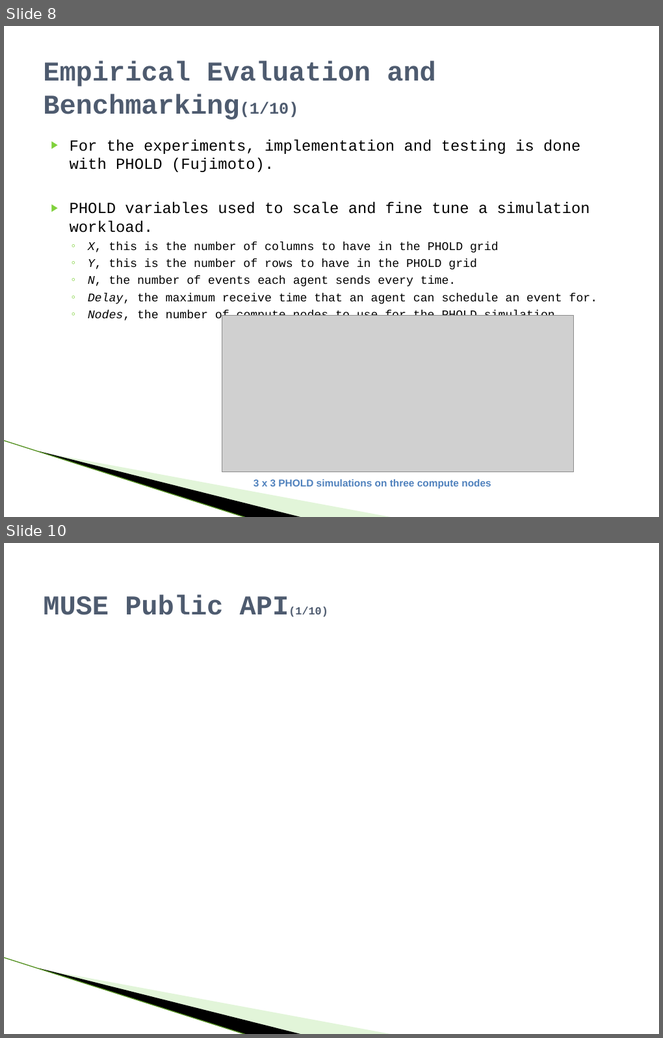
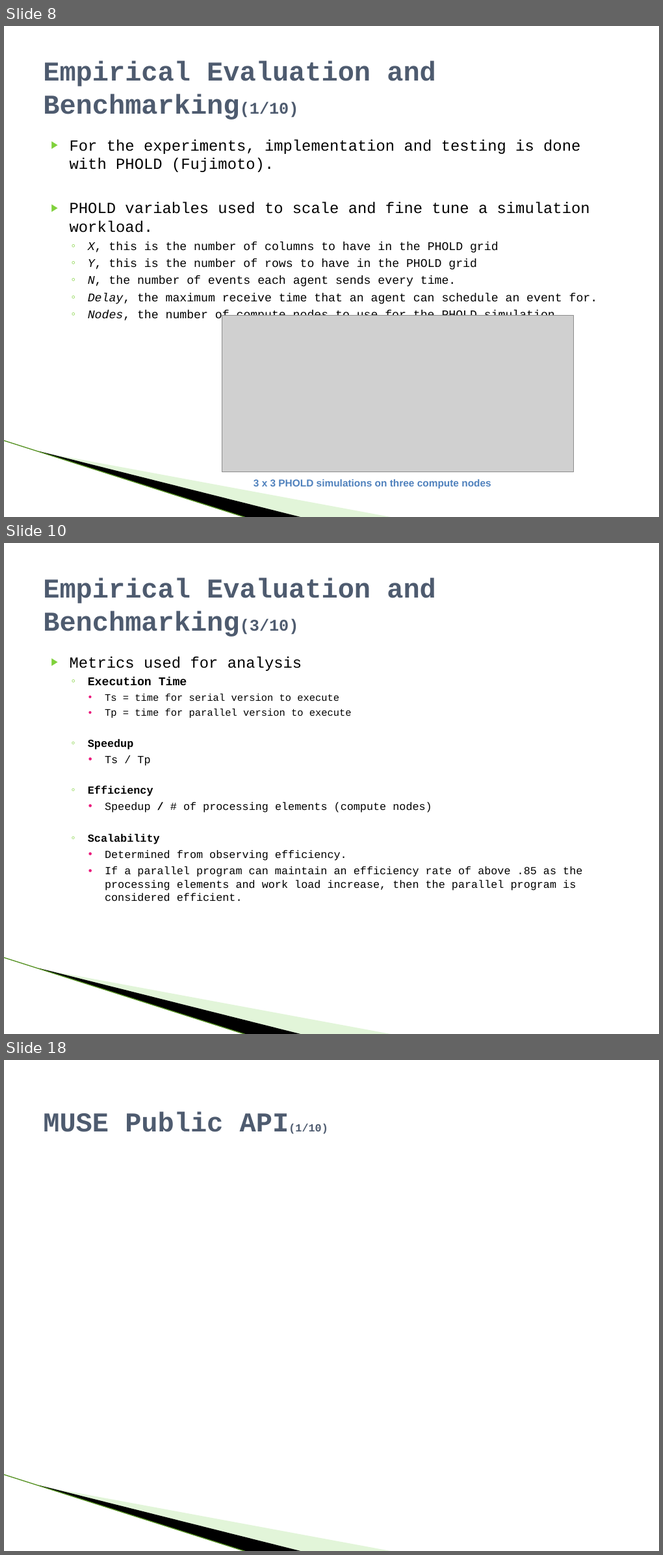
Before and after one commit to raodj/muse, a slide deck: Thesis/MUSE_Defense_presentation.pptx. Shown one above the other, each under a label of ours: slides 8 and 10 before the commit, slides 8, 10 and 18 after it; the slides between them are not shown. The pictures are 663x1038 and 663x1555 pixels, drawn with LibreOffice and Linux fonts; fonts in the diff are those of the drawing; grey boxes stand for pictures; background and template pictures are left out. Boxes give left, top, right and bottom in pixels: in the first picture for what was removed or moved away, otherwise in the second. Text is boxed around its words. In the diff, an @@ line names an element or a change of style, - is before the commit and + after.

```diff
--- a/Thesis/MUSE_Defense_presentation.pptx
+++ b/Thesis/MUSE_Defense_presentation.pptx
@@ slide 10 added at box(4, 543, 659, 1034), background #FFFFFF; not listed: 3 template elements that a slide beside it also shows @@
@@ title added at box(43, 578, 436, 637), 30 pt, text #4E5B6F, bold @@
+Empirical Evaluation and Benchmarking(3/10)
@@ text added at box(70, 656, 582, 902), 12 pt, text #000000 @@
+▶ Metrics used for analysis
+  ◦ Execution Time
+    • Ts = time for serial version to execute
+    • Tp = time for parallel version to execute
+  ◦ Speedup
+    • Ts / Tp
+  ◦ Efficiency
+    • Speedup / # of processing elements (compute nodes)
+  ◦ Scalability
+    • Determined from observing efficiency.
+    • If a parallel program can maintain an efficiency rate of above .85 as the processing elements and work load increase, then the parallel program is considered efficient.
@@ what was slide 10 is now slide 18 @@
```
Also in this commit, not shown: 3 slides changed, 7 other slides added, 1 other file.
